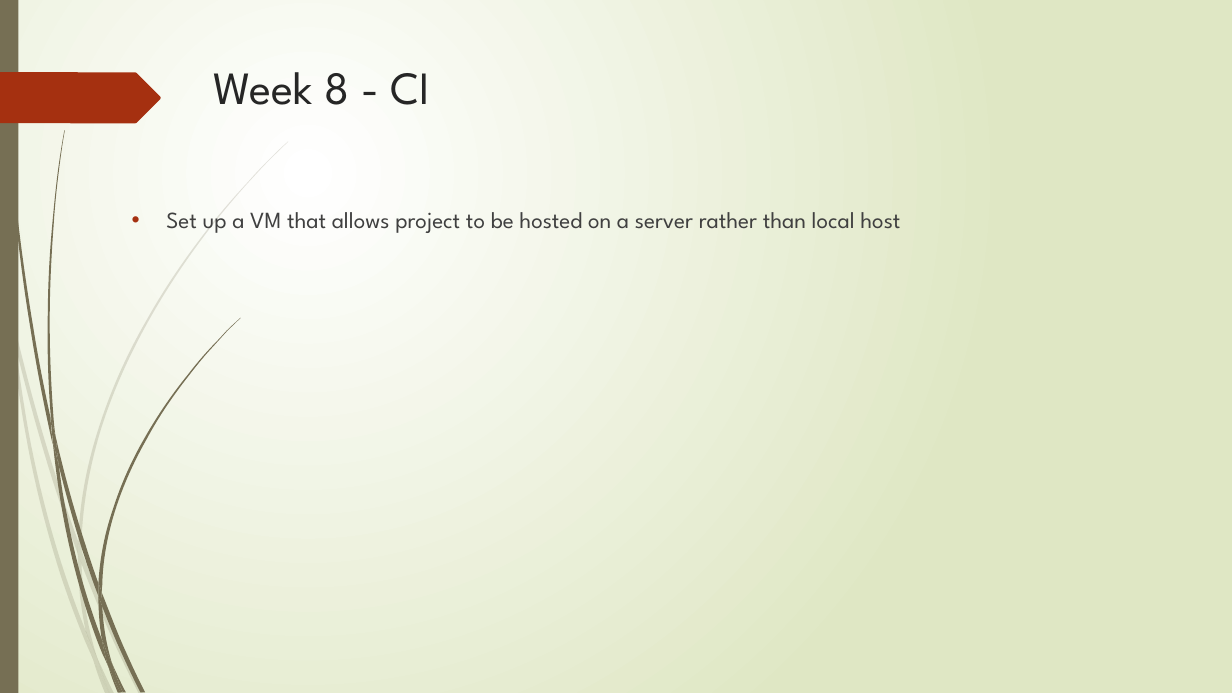
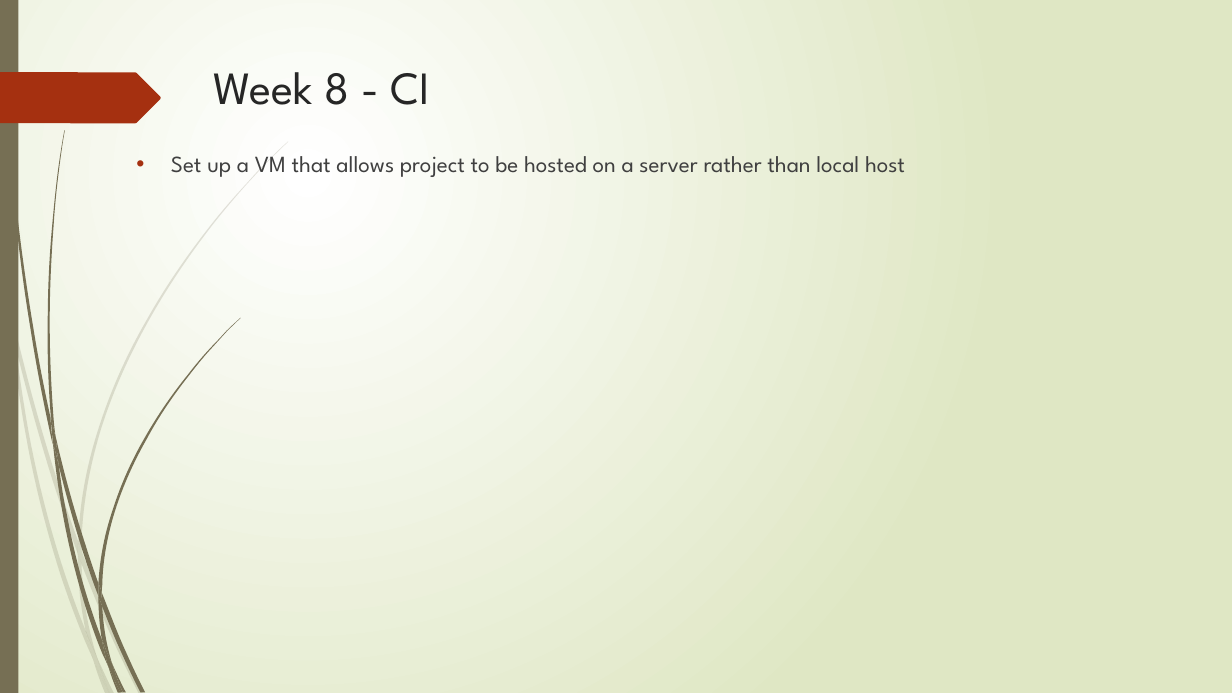
Before and after one commit to RM147/StoryGen, a slide deck: slide 11 of Project Presentation.pptx. Drawn at 1232x693 pixels with LibreOffice and Linux fonts; fonts in the diff are those of the drawing. Boxes give left, top, right and bottom in pixels: in the first picture for what was removed or moved away, otherwise in the second. Text is boxed around its words. In the diff, an @@ line names an element or a change of style, - is before the commit and + after.

```diff
--- a/Project Presentation.pptx
+++ b/Project Presentation.pptx
@@ text "Set up a VM that ..." moved from (x1=166, y1=212, x2=900, y2=233) to (x1=171, y1=156, x2=905, y2=177) @@
```
Also in this commit, not shown: 10 other slides changed.
